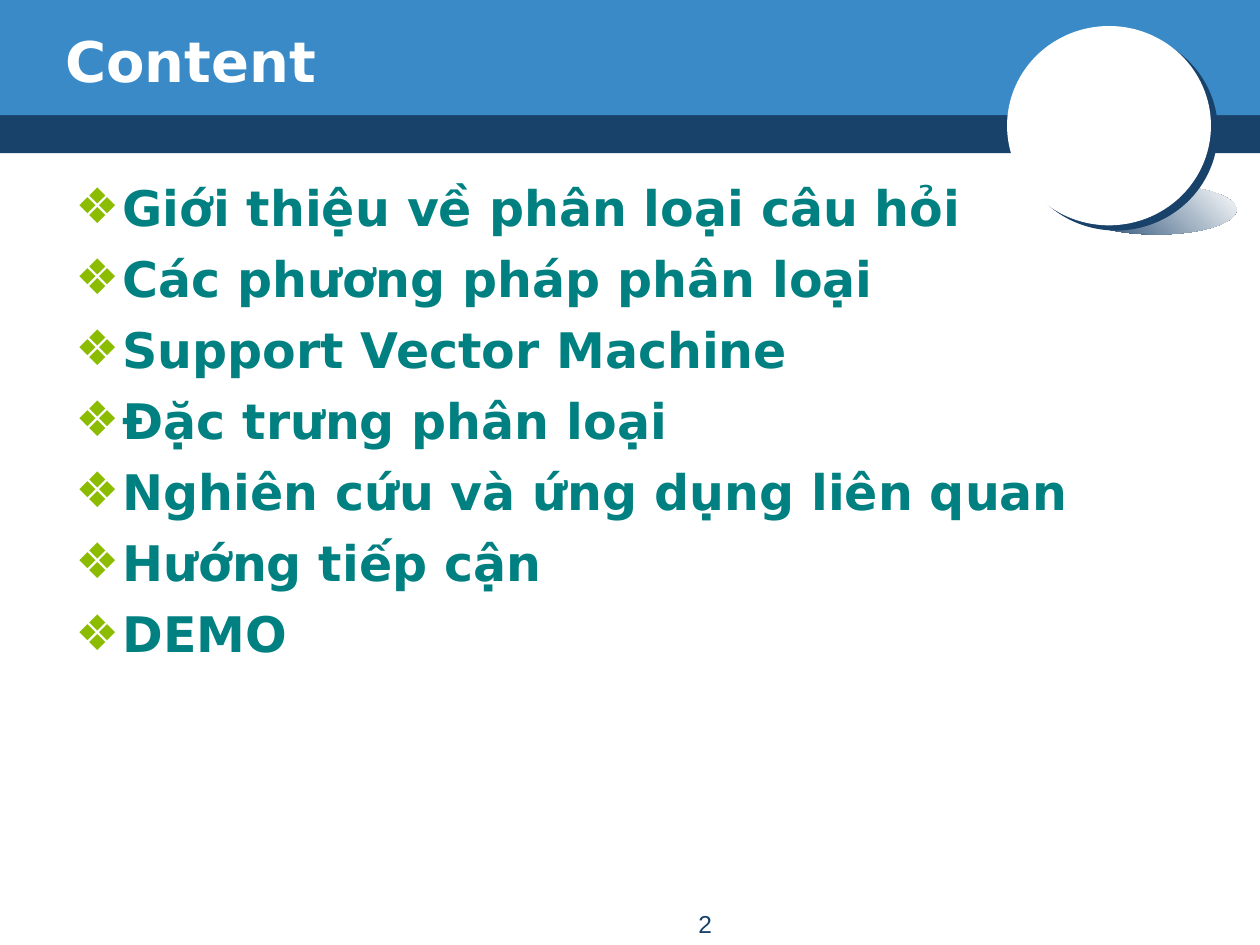
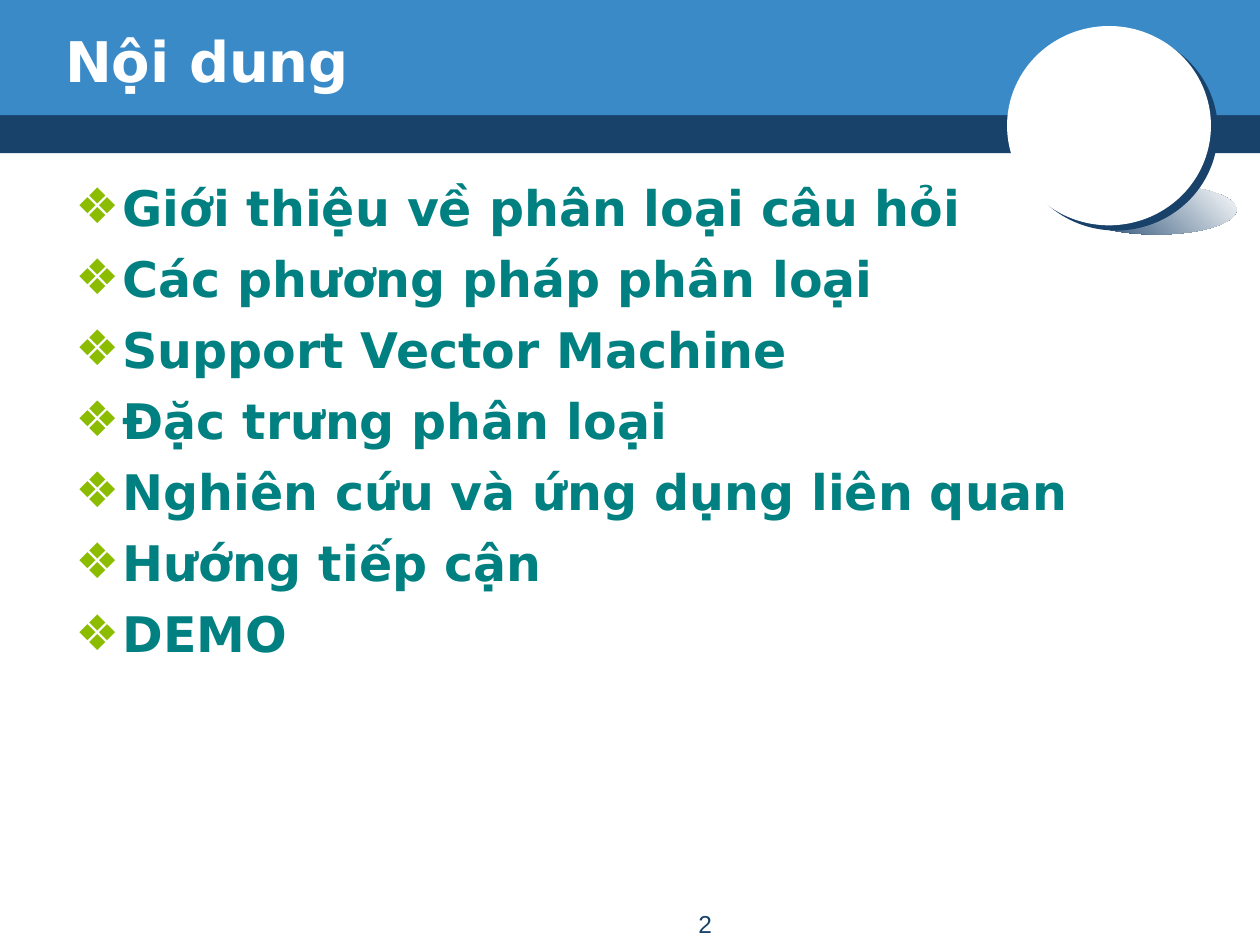
Before and after one commit to hungntit/questionclassification, a slide deck: slide 2 of bao cao/QC.ppt. Drawn at 1260x945 pixels with LibreOffice and Linux fonts; fonts in the diff are those of the drawing; background and template pictures are left out. Boxes give left, top, right and bottom in pixels: in the first picture for what was removed or moved away, otherwise in the second. Text is boxed around its words. In the diff, an @@ line names an element or a change of style, - is before the commit and + after.

```diff
--- a/bao cao/QC.ppt
+++ b/bao cao/QC.ppt
@@ title at (x1=65, y1=37, x2=349, y2=93): text changed @@
-Content
+Nội dung
```
Also in this commit, not shown: 2 other files.
